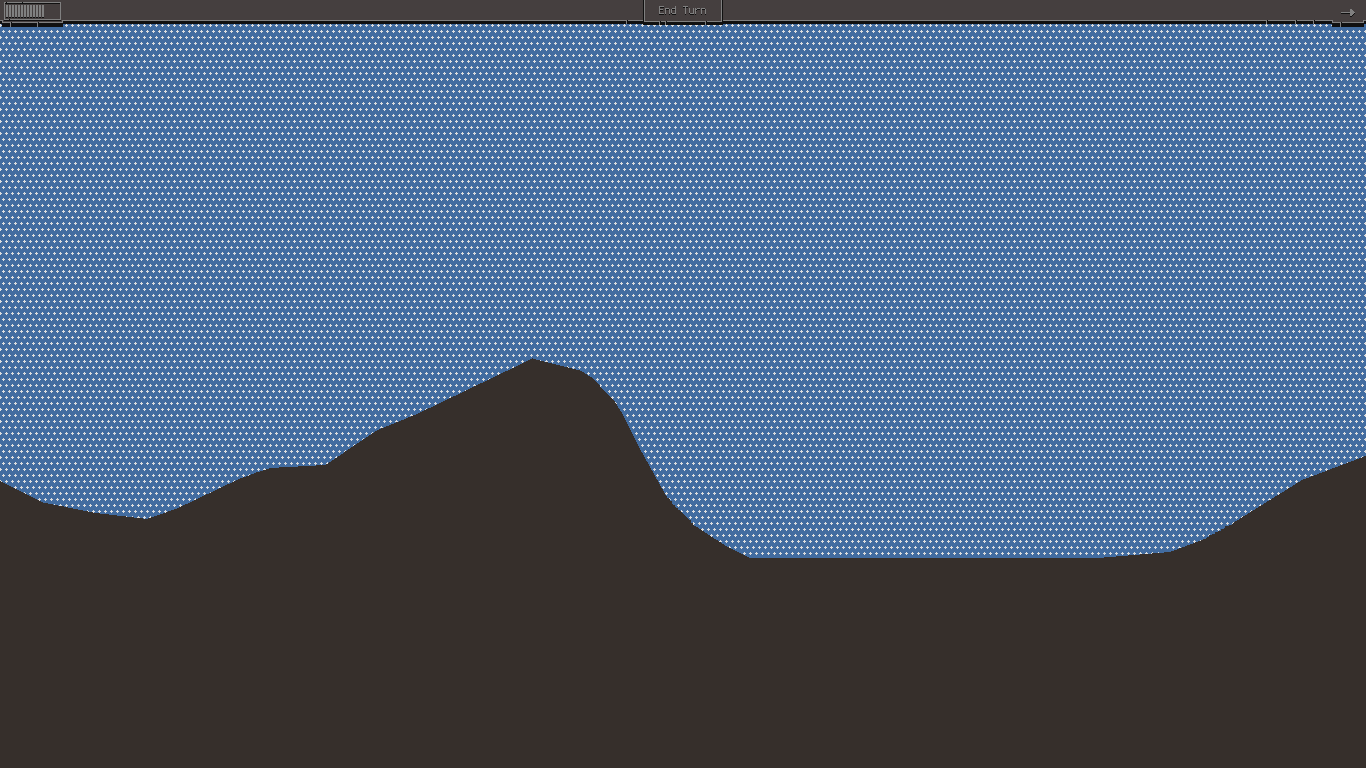
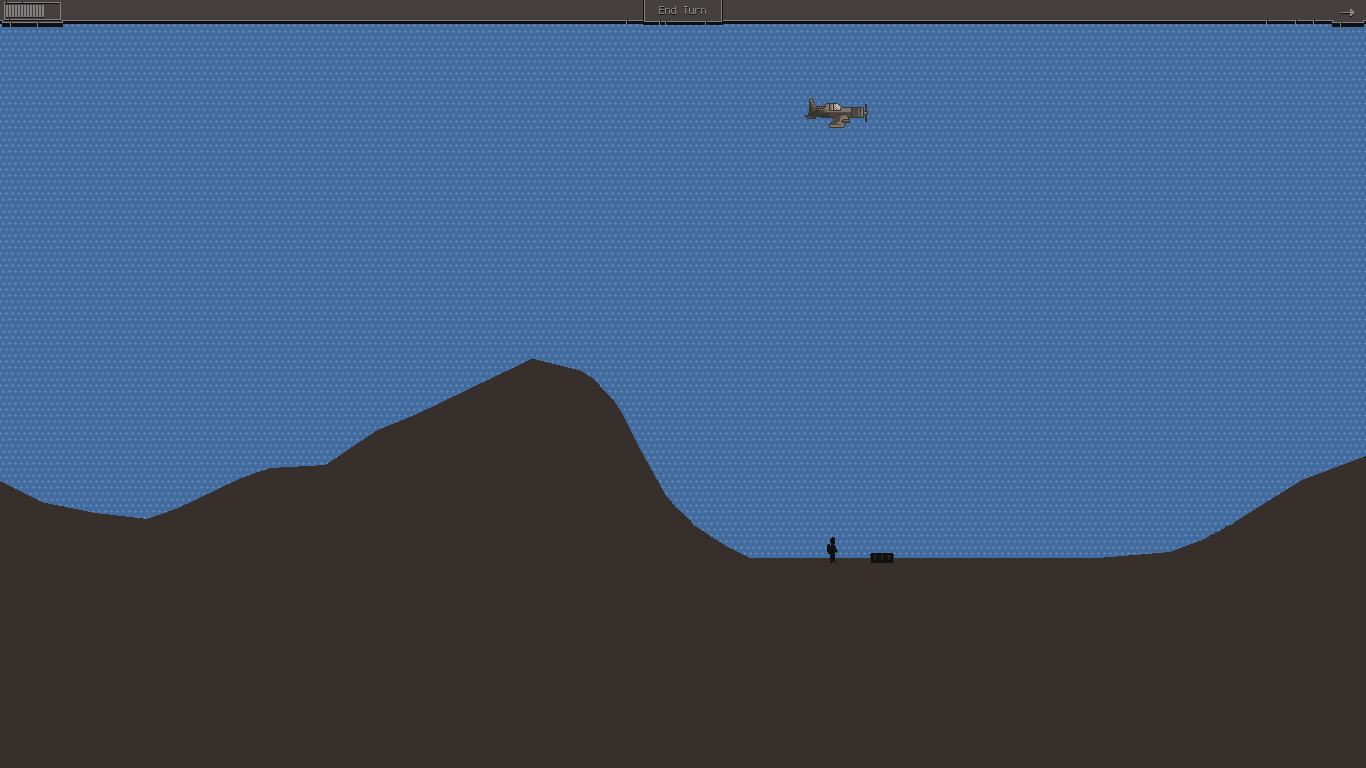
Two versions of the same layered image (1366x768). Layer-by-layer changes:
added layer "Pasted Layer" above "Pasted Layer #2" over (x1=870, y1=553, x2=894, y2=563)
added layer "Pasted Layer #2" above "Pasted Layer #1" over (x1=805, y1=98, x2=868, y2=128)
added layer "Pasted Layer #1" above "ui" over (x1=827, y1=537, x2=838, y2=563)
painted on "Background" over (x1=0, y1=24, x2=1366, y2=563)
